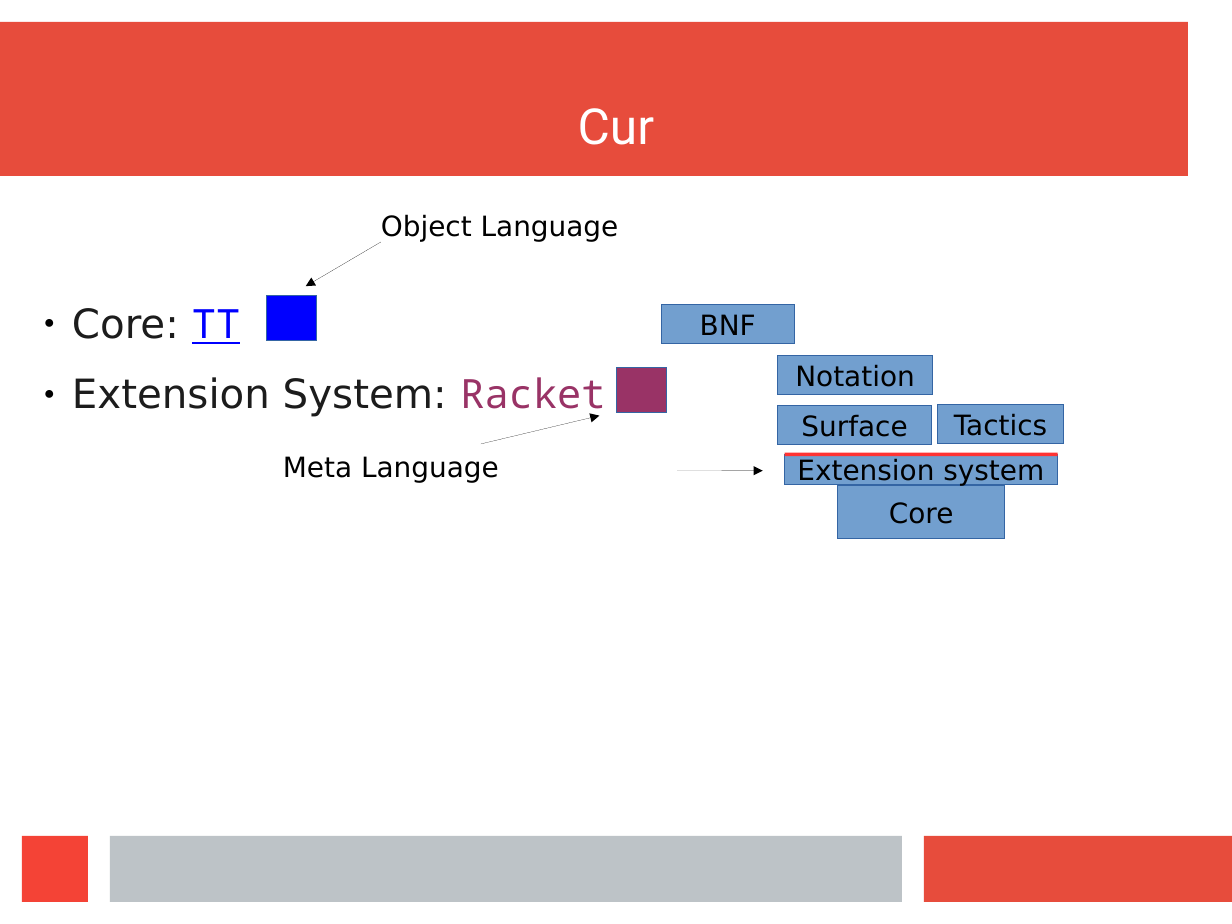
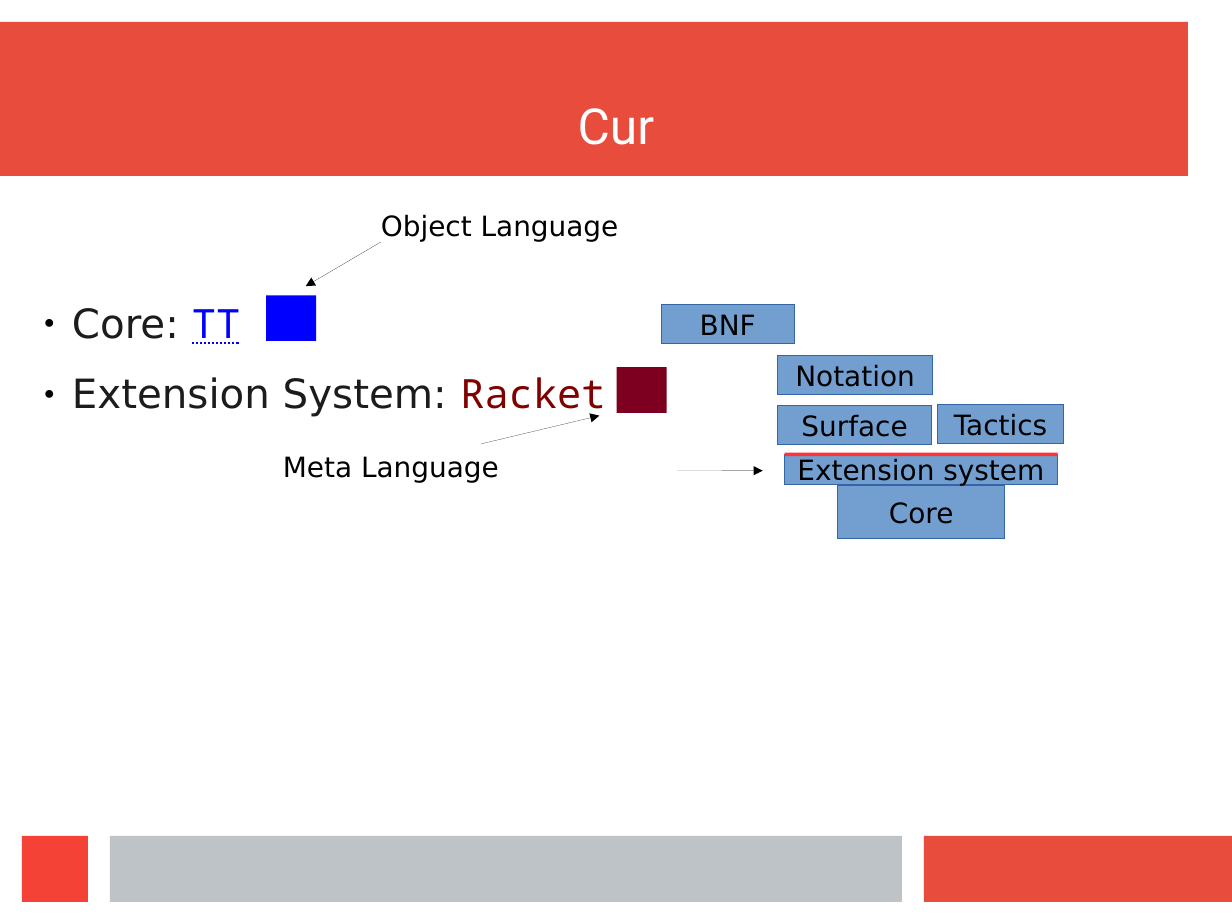
Before and after one commit to wilbowma/cur, a slide deck: slide 15 of hope-2016/slides.odp. Drawn at 1232x924 pixels with LibreOffice and Linux fonts; fonts in the diff are those of the drawing. Boxes give left, top, right and bottom in pixels: in the first picture for what was removed or moved away, otherwise in the second. Text is boxed around its words. In the diff, an @@ line names an element or a change of style, - is before the commit and + after.

```diff
--- a/hope-2016/slides.odp
+++ b/hope-2016/slides.odp
@@ rectangle at [266, 295, 316, 341]: outline #3465A4 0 pt to none @@
@@ text at [72, 377, 605, 420]: text colour #993366 to #800000 in "Racket" @@
@@ rectangle at [617, 367, 667, 413]: fill #993366 to #7E0021; outline #3465A4 0 pt to none @@
```
Also in this commit, not shown: 15 other slides changed, 5 slides added, 9 slides removed.
